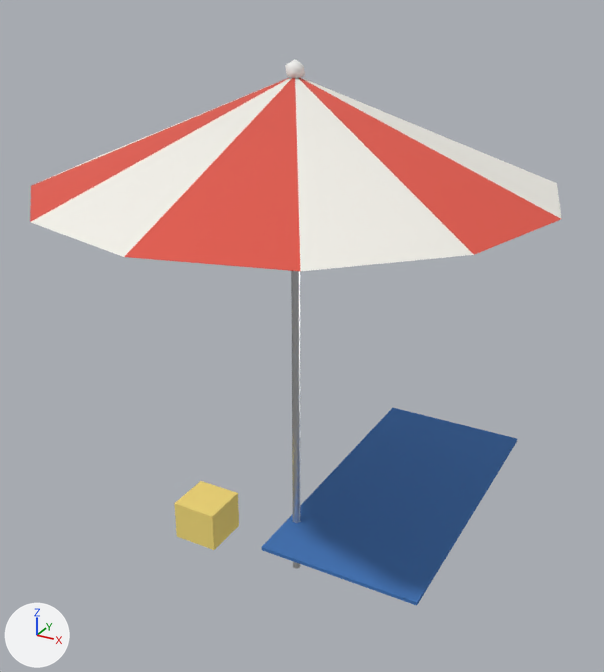
An edit to the glTF model uminagi-assets/glb/parasol.glb, drawn before and after from the same camera.
Camera for both pictures: a 50 mm camera at (1.93, -3.44, 2.89) aimed at (0.0, 0.07, 1.13). Lighting does not change. The marker at lower left points along +X, +Y and +Z. The older version comes first. Vertices at exactly the same position are counted once.

The older version as bpy lines, for what is in view:
```python
me_parasol_body = bpy.data.meshes.new('parasol_body')
me_parasol_body.from_pydata(...)  # 53 vertices, 76 faces; spans x -0.89..0.89, y -0.98..0.98, z -1.0..1.0
# faces by material slot: [20, 6, 6, 20, 12, 12]
me_parasol_body.materials.append(mat_alu)  # light grey #dddedf
me_parasol_body.materials.append(mat_cloth_white)  # white #f3f1ea
me_parasol_body.materials.append(mat_cloth_red)  # red #e1594b
me_parasol_body.materials.append(mat_white)  # white #f6f6f3
me_parasol_body.materials.append(mat_cloth_blue)  # blue #3f76bc
me_parasol_body.materials.append(mat_cloth_yellow)  # yellow #f9e17c
me_parasol_lod1 = bpy.data.meshes.new('parasol_lod1')
me_parasol_lod1.from_pydata(...)  # 26 vertices, 19 faces; spans x -0.89..0.89, y -0.98..0.98, z -1.0..1.0
# faces by material slot: [1, 6, 6, 1, 4, 1]
me_parasol_lod1.materials.append(mat_alu)  # light grey #dddedf
me_parasol_lod1.materials.append(mat_cloth_white)  # white #f3f1ea
me_parasol_lod1.materials.append(mat_cloth_red)  # red #e1594b
me_parasol_lod1.materials.append(mat_white)  # white #f6f6f3
me_parasol_lod1.materials.append(mat_cloth_blue)  # blue #3f76bc
me_parasol_lod1.materials.append(mat_cloth_yellow)  # yellow #f9e17c
ob_parasol_body = bpy.data.objects.new('parasol_body', me_parasol_body)
ob_parasol_body.parent = ob_parasol
ob_parasol_body.location = (0.0, 0.125, 1.11)
ob_parasol_body.scale = (1.41, 1.41, 1.41)
ob_parasol_lod1 = bpy.data.objects.new('parasol_lod1', me_parasol_lod1)
ob_parasol_lod1.parent = ob_parasol
ob_parasol_lod1.location = (0.0, 0.125, 1.099)
ob_parasol_lod1.scale = (1.4, 1.4, 1.4)
```
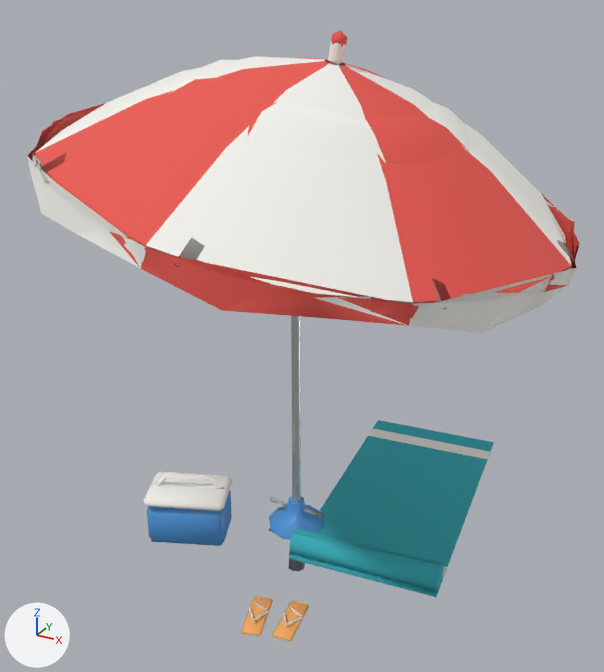
Boxes [x1, y1, x2, y2] around the edits, measured in the pictures (604 x 672 px):
'parasol_body', reshaped, moved, rescaled (12% taller)
    before: [30, 59, 562, 606]
    after: [32, 30, 580, 641]
'parasol_lod1', reshaped, moved, rescaled
    before: [153, 78, 559, 271]
    after: [27, 30, 577, 640]
part 1 of me_parasol_body, added
    after: [288, 552, 305, 571]
part 2 of me_parasol_body, added
    after: [291, 316, 301, 502]
part 3 of me_parasol_body, added
    after: [331, 30, 347, 46]
part 4 of me_parasol_body, deleted
    before: [30, 103, 562, 271]
part 5 of me_parasol_body, deleted
    before: [285, 59, 305, 78]
part 6 of me_parasol_body, deleted (blue)
    before: [261, 408, 517, 606]
part 7 of me_parasol_body, deleted (yellow)
    before: [174, 481, 239, 550]
part 8 of me_parasol_body, added
    after: [32, 41, 580, 333]
part 9 of me_parasol_body, reshaped
    before: [291, 271, 300, 569]
    after: [143, 420, 494, 641]
part 10 of me_parasol_lod1, deleted
    before: [153, 78, 559, 271]
part 11 of me_parasol_lod1, built on
    after: [27, 30, 577, 640]

Diff of the bpy script that builds the scene:
```diff
--- a/uminagi-assets/glb/parasol.glb.py
+++ b/uminagi-assets/glb/parasol.glb.py
@@ me_parasol_body @@
 # used by ob_parasol_body; parent = ob_parasol; location = (0.0, 0.125, 1.11); scale = (1.41, 1.41, 1.41)
-me_parasol_body.from_pydata(...)  # 53 vertices, 76 faces; spans x -0.89..0.89, y -0.98..0.98, z -1.0..1.0
+me_parasol_body.from_pydata(...)  # 674 vertices, 1076 faces; spans x -1.15..1.32, y -1.26..1.39, z -0.3..2.65
+# me_parasol_body part 1: a new loose piece, an 8-sided cut cone along z (radius 0.05 at the low end, 0.03 at the high end) spanning x -0.05..0.05, y -0.05..0.05, z -0.3..0.0, in mat_steel_dark (grey #76797c)
+# me_parasol_body part 2: a new loose piece, an 8-sided cylinder along z spanning x -0.024..0.024, y -0.024..0.024, z 0.12..1.47, in mat_alu (light grey #dddedf)
+# me_parasol_body part 3: a new loose piece, an icosphere of 20 faces spanning x 0.18..0.257, y -0.034..0.034, z 2.569..2.647, in mat_en_para_red (red #ea5950)
+# me_parasol_body part 4: the loose piece of 13 vertices spanning x -0.89..0.89, y -0.98..0.8, z 0.6..0.95 is deleted
+# me_parasol_body part 5: the loose piece of 12 vertices spanning x -0.03..0.03, y -0.12..-0.06, z 0.93..1.0 is deleted
+# me_parasol_body part 6: the loose piece of 8 vertices spanning x -0.04..0.6, y -0.3..0.98, z -0.79..-0.77 is deleted
+# me_parasol_body part 7: the loose piece of 8 vertices spanning x -0.37..-0.2, y -0.39..-0.21, z -0.79..-0.63 is deleted
+# me_parasol_body part 8: 398 vertices added at x -1.15..1.32, y -1.26..1.26, z 1.52..2.61
+# me_parasol_body part 9: 12 vertices removed from x -0.02..0.02, y -0.1..-0.07, z -1.0..0.84; 204 vertices added at x -0.73..0.91, y -0.89..1.39, z 0.0..0.37
+# other edits to the shape of me_parasol_body do not show in these pictures
 me_parasol_body.materials.append(mat_alu)
-me_parasol_body.materials.append(mat_cloth_white)  # white #f3f1ea
-me_parasol_body.materials.append(mat_cloth_red)  # red #e1594b
 me_parasol_body.materials.append(mat_white)
-me_parasol_body.materials.append(mat_cloth_blue)  # blue #3f76bc
-me_parasol_body.materials.append(mat_cloth_yellow)  # yellow #f9e17c
+me_parasol_body.materials.append(mat_steel_dark)  # grey #76797c
+me_parasol_body.materials.append(mat_en_cool_blue)  # blue #5099dd
+me_parasol_body.materials.append(mat_pv_chrome)  # white #edeff1
+me_parasol_body.materials.append(mat_en_para_white)  # white #f6f5ef
+me_parasol_body.materials.append(mat_en_para_red)  # red #ea5950
+me_parasol_body.materials.append(mat_en_towel)  # cyan #38b3bf
+me_parasol_body.materials.append(mat_en_sandal)  # orange #f9ad61
@@ me_parasol_lod1 @@
 # used by ob_parasol_lod1; parent = ob_parasol; location = (0.0, 0.125, 1.099); scale = (1.4, 1.4, 1.4)
-me_parasol_lod1.from_pydata(...)  # 26 vertices, 19 faces; spans x -0.89..0.89, y -0.98..0.98, z -1.0..1.0
+me_parasol_lod1.from_pydata(...)  # 281 vertices, 300 faces; spans x -1.15..1.33, y -1.26..1.39, z -0.3..2.65
+# me_parasol_lod1 part 10: the loose piece of 13 vertices spanning x -0.89..0.89, y -0.98..0.8, z 0.61..0.97 is deleted
+# me_parasol_lod1 part 11
+# 3 vertices are removed from x -0.02..0.02, y -0.09, z -1.0..0.86
+# 1 face is deleted
+# 278 vertices are added at x -1.15..1.33, y -1.26..1.39, z -0.3..2.65
+# 2 new faces join them, mat_steel_dark (grey #76797c)
+# 26 new faces join them, mat_en_cool_blue (blue #5099dd)
+# 106 new faces join them, mat_alu (light grey #dddedf)
+# 2 new faces join them, mat_pv_chrome (white #edeff1)
+# 84 new faces join them, mat_en_para_white (white #f6f5ef)
+# 63 new faces join them, mat_en_para_red (red #ea5950)
+# 10 new faces join them, mat_en_towel (cyan #38b3bf)
+# 2 new faces join them, mat_en_sandal (orange #f9ad61)
+# 4 new faces join them, mat_white (white #f6f6f3)
+# other edits to the shape of me_parasol_lod1 do not show in these pictures
 me_parasol_lod1.materials.append(mat_alu)
-me_parasol_lod1.materials.append(mat_cloth_white)  # white #f3f1ea
-me_parasol_lod1.materials.append(mat_cloth_red)  # red #e1594b
 me_parasol_lod1.materials.append(mat_white)
-me_parasol_lod1.materials.append(mat_cloth_blue)  # blue #3f76bc
-me_parasol_lod1.materials.append(mat_cloth_yellow)  # yellow #f9e17c
+me_parasol_lod1.materials.append(mat_steel_dark)  # grey #76797c
+me_parasol_lod1.materials.append(mat_en_cool_blue)  # blue #5099dd
+me_parasol_lod1.materials.append(mat_pv_chrome)  # white #edeff1
+me_parasol_lod1.materials.append(mat_en_para_white)  # white #f6f5ef
+me_parasol_lod1.materials.append(mat_en_para_red)  # red #ea5950
+me_parasol_lod1.materials.append(mat_en_towel)  # cyan #38b3bf
+me_parasol_lod1.materials.append(mat_en_sandal)  # orange #f9ad61
@@ ob_parasol_body @@
 ob_parasol_body.parent = ob_parasol
-ob_parasol_body.location = (0.0, 0.125, 1.11)
-ob_parasol_body.scale = (1.41, 1.41, 1.41)
+ob_parasol_body.location = (0.0, 0.0, 0.0)
@@ ob_parasol_lod1 @@
 ob_parasol_lod1.parent = ob_parasol
-ob_parasol_lod1.location = (0.0, 0.125, 1.099)
-ob_parasol_lod1.scale = (1.4, 1.4, 1.4)
+ob_parasol_lod1.location = (0.0, 0.0, 0.0)
```
